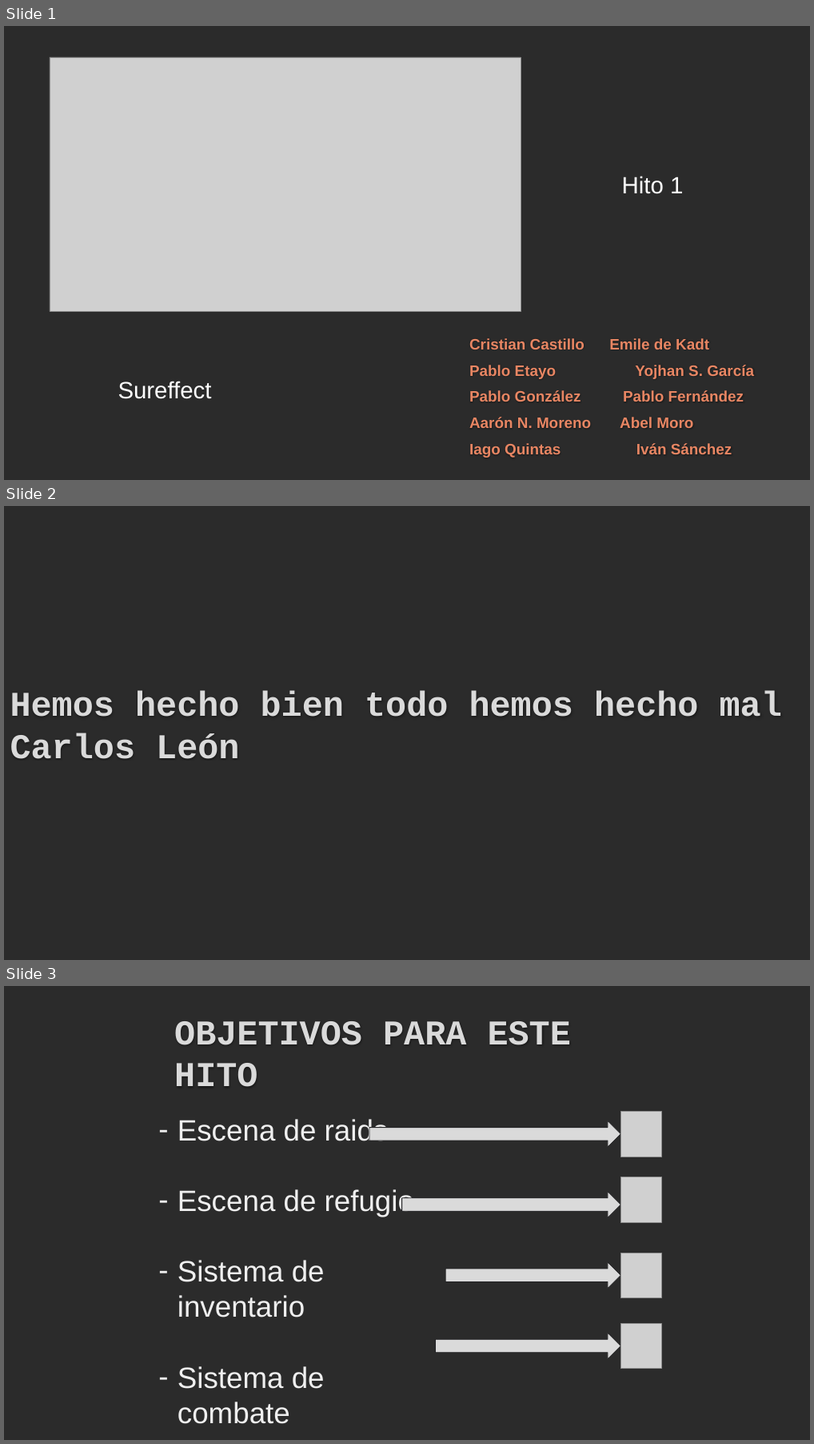
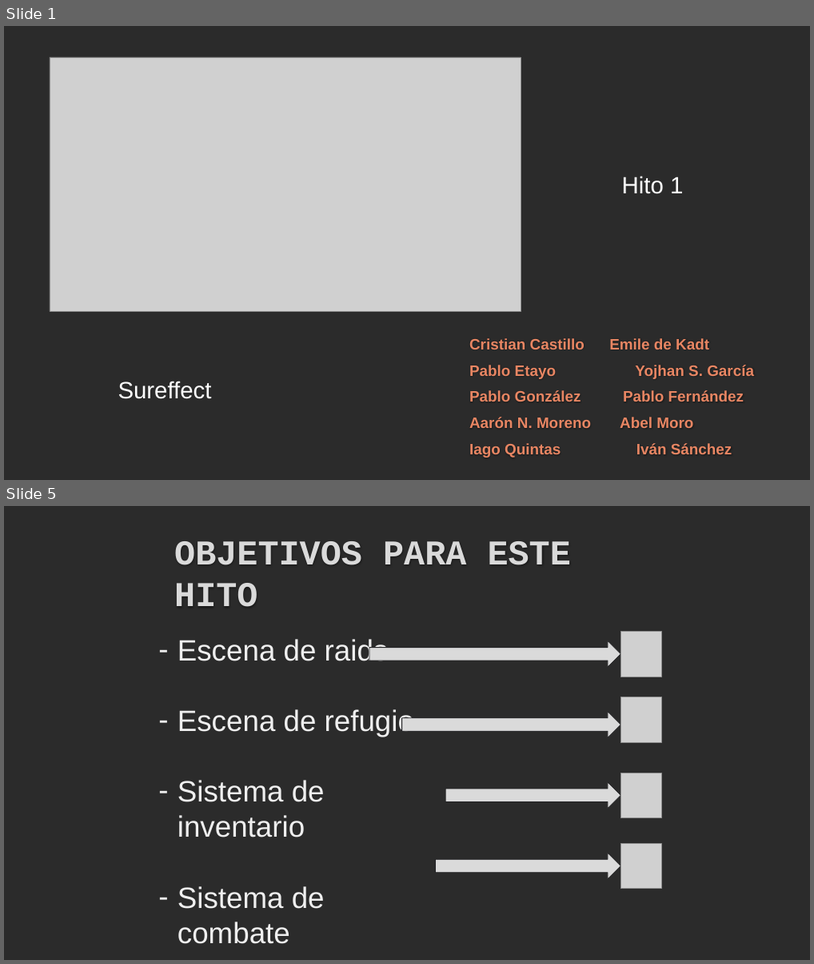
Before and after one commit to iquintasALT/PROYECTOS_II, a slide deck: docs/milestones/hito_1/presentacionhito1.pptx. Shown one above the other, each under a label of ours: slides 1, 2 and 3 before the commit, slides 1 and 5 after it; the slides between them are not shown. The pictures are 814x1444 and 814x964 pixels, drawn with LibreOffice and Linux fonts; fonts in the diff are those of the drawing; grey boxes stand for pictures; background and template pictures are left out; a plain dark background stands for a picture behind light text. Boxes give left, top, right and bottom in pixels: in the first picture for what was removed or moved away, otherwise in the second. Text is boxed around its words. In the diff, an @@ line names an element or a change of style, - is before the commit and + after.

```diff
--- a/docs/milestones/hito_1/presentacionhito1.pptx
+++ b/docs/milestones/hito_1/presentacionhito1.pptx
@@ slide 2 removed at (4,506,810,960), background picture (left out) @@
@@ subtitle removed at (10,691,782,759) @@
-Hemos hecho bien todo hemos hecho mal Carlos León
@@ what was slide 3 is now slide 5 @@
```
Also in this commit, not shown: 3 slides added.
